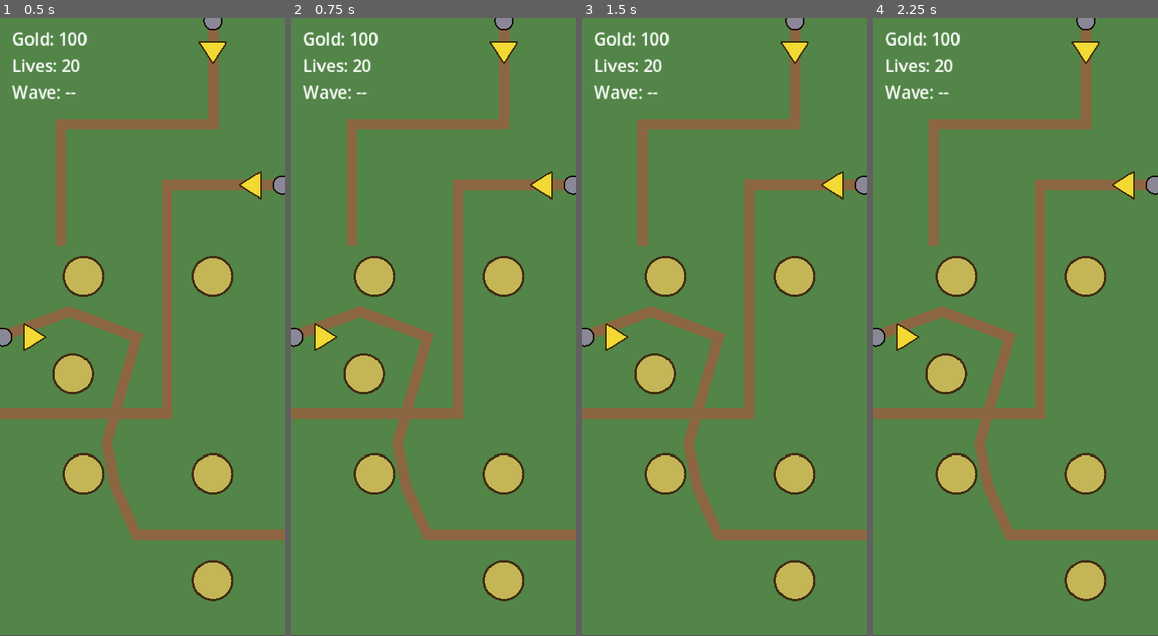
Above: before the commit, frames 1-4 (left to right).
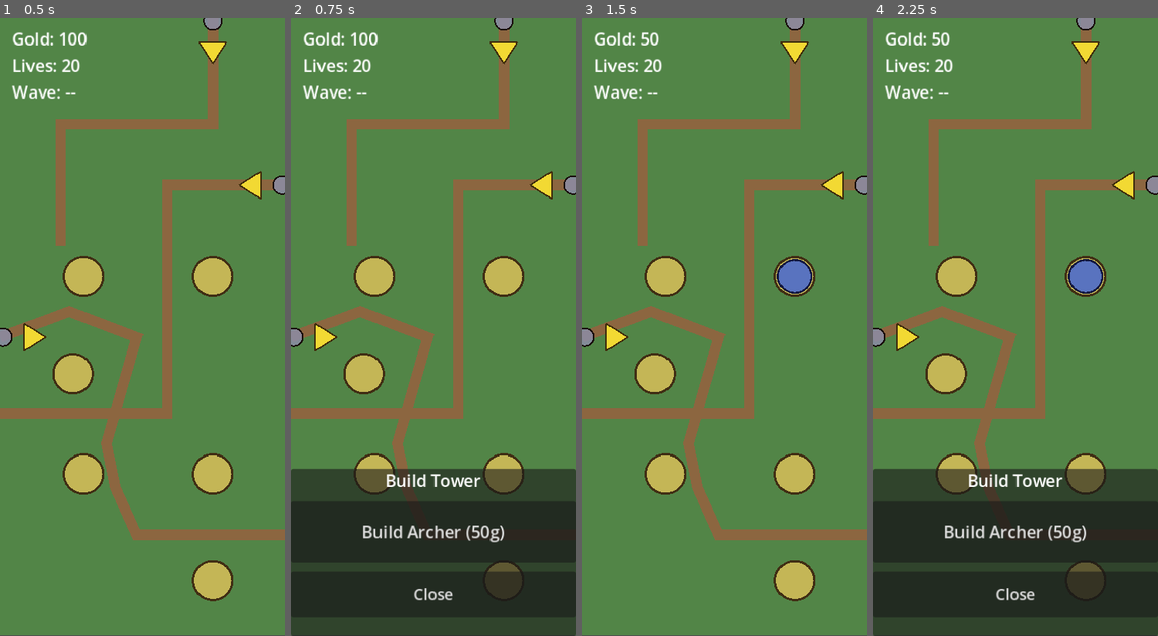
Above: after the commit, the same moments.

Repository: ookeooke/td1
Game: Godot game, scene res://main/Main.tscn
Two runs of this game, one before a commit and one after it. Both use one fixed random seed, a clock stepped at 60 frames per second and the inputs below.
Inputs (mouse positions are in pixels of both pictures, inside the frame that each line leads up to):
- Up to frame 1 (0.5 s): no input
- Up to frame 2 (0.75 s): tap Enter at 0.5 s; move the mouse to (496, 296) at 0.52 s; click (496, 296) at 0.67 s
- Up to frame 3 (1.5 s): click (724, 530) at 1.25 s, where only the run after the commit has a clickable "Build Archer (50g)"
- Up to frame 4 (2.25 s): tap Space at 2 s; drag from (958, 357) to (1001, 450) at 2.02 s

Frame 1 is identical in both runs. In frame 2, 27% of the frame differs, in the area x 0-100%, y 73-100%; in frame 3, 0.6%; in frame 4, 27%, in the area x 0-100%, y 2-100%.

Commit message:
Fix: TowerSpotMenu taps silently no-op when CanvasLayer saved as visible=false
Godot saved Main.tscn with visible=false on the TowerSpotMenu CanvasLayer
itself, so taps fired through EventBus but the outer layer stayed hidden
and the inner Root toggle did nothing. Switched the show/hide to toggle
self.visible (the CanvasLayer) directly — single source of truth, survives
scene-save quirks.

Co-Authored-By: Claude Opus 4.6 <noreply@anthropic.com>

Diff:
--- a/ui/TowerSpotMenu.gd
+++ b/ui/TowerSpotMenu.gd
@@ -22,7 +22,10 @@
 
 
 func _ready() -> void:
-	root.visible = false
+	# Toggle the CanvasLayer itself — the Main.tscn instance may be saved with
+	# visible=false, which would block input regardless of inner Control state.
+	visible = false
+	root.visible = true
 	archer_button.pressed.connect(_on_archer_pressed)
 	sell_button.pressed.connect(_on_sell_pressed)
 	close_button.pressed.connect(_dismiss)
@@ -41,7 +44,7 @@
 	else:
 		_current_tower = null
 		_show_build_mode()
-	root.visible = true
+	visible = true
 
 
 func _show_build_mode() -> void:
@@ -71,7 +74,7 @@
 
 
 func _on_gold_changed(_amount: int) -> void:
-	if root.visible and build_row.visible:
+	if visible and build_row.visible:
 		_refresh_build_buttons()
 
 
@@ -102,7 +105,7 @@
 func _dismiss() -> void:
 	_current_spot_id = ""
 	_current_tower = null
-	root.visible = false
+	visible = false
 	EventBus.tower_menu_dismissed.emit()
 
 
